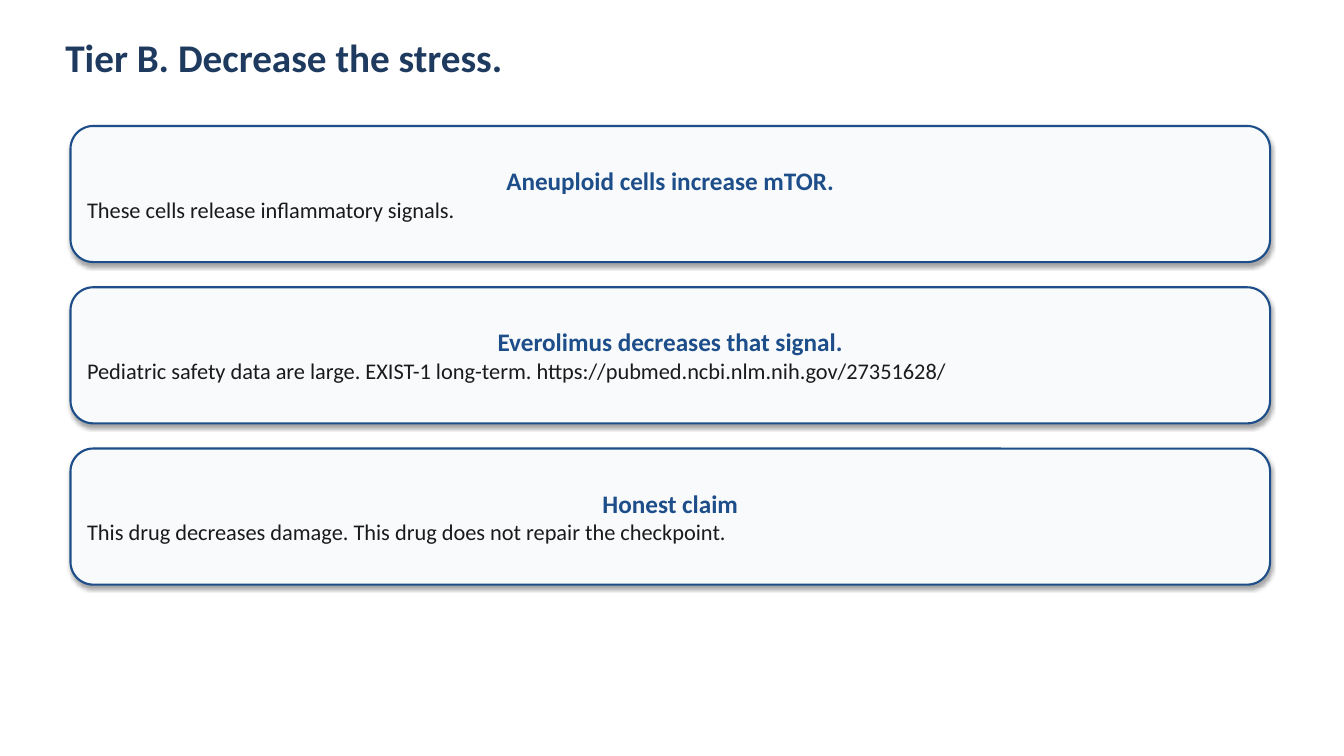
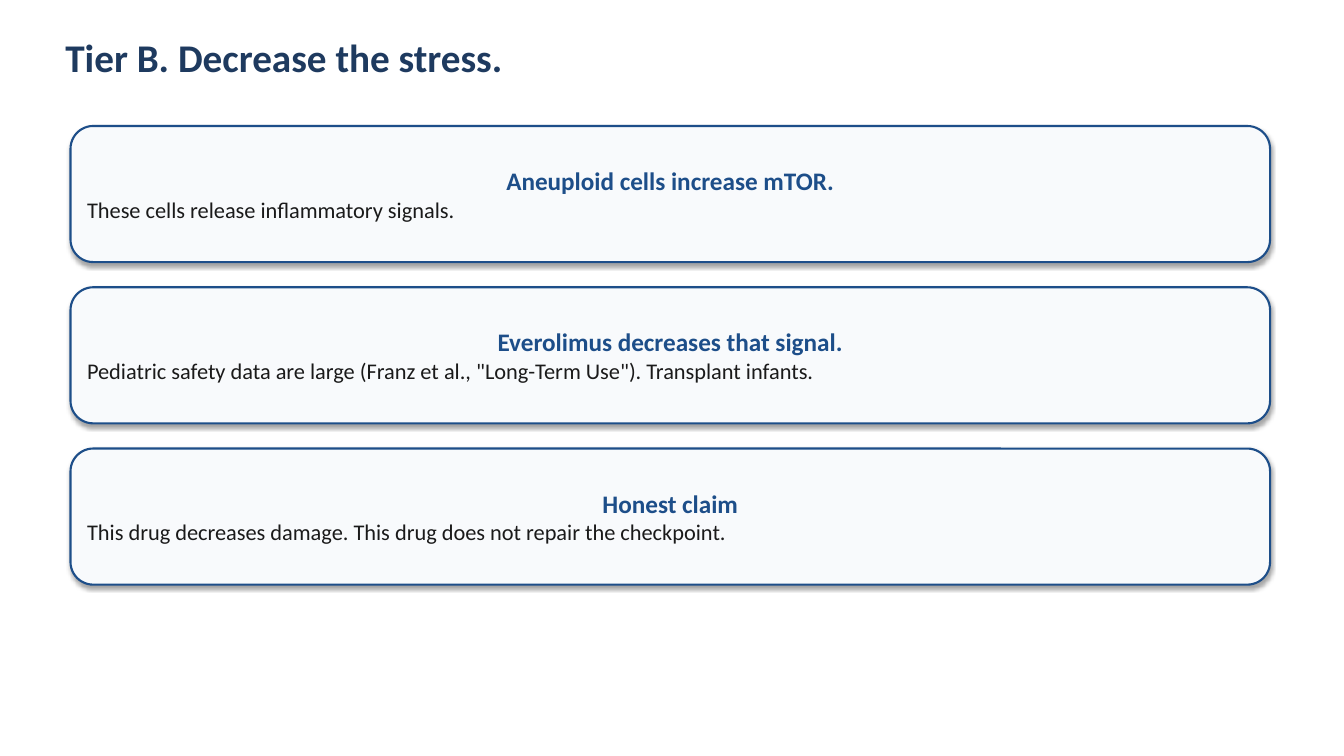
Before and after one commit to bigbag/mva-hackathon-2026, a slide deck: slide 6 of track2/slides/pitch_deck.pptx. Drawn at 1344x756 pixels with LibreOffice and Linux fonts; fonts in the diff are those of the drawing. Boxes give left, top, right and bottom in pixels: in the first picture for what was removed or moved away, otherwise in the second. Text is boxed around its words. In the diff, an @@ line names an element or a change of style, - is before the commit and + after.

Commit message:
Normalize citations to MLA 9
In-text uses author, not author-year. Works Cited lists only works
named in that document, with NCBI-checked vol/no/pages and a single DOI.

```diff
--- a/track2/slides/pitch_deck.pptx
+++ b/track2/slides/pitch_deck.pptx
@@ text in rounded rectangle at <box>87,363,813,383</box>: text changed @@
-Pediatric safety data are large. EXIST-1 long-term. https://pubmed.ncbi.nlm.nih.gov/27351628/
+Pediatric safety data are large (Franz et al., "Long-Term Use"). Transplant infants.
```
Also in this commit, not shown: 4 other slides changed, 8 other files.
